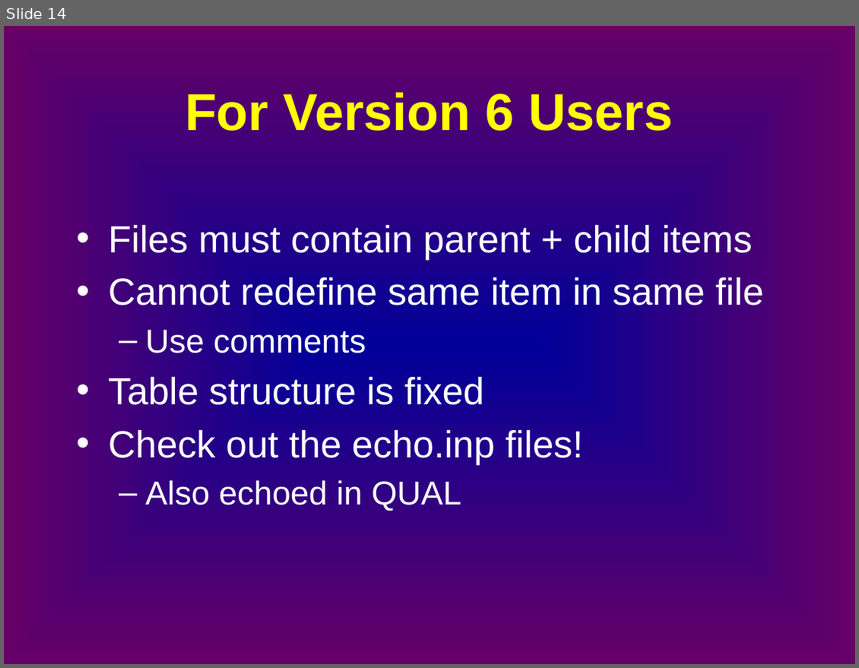
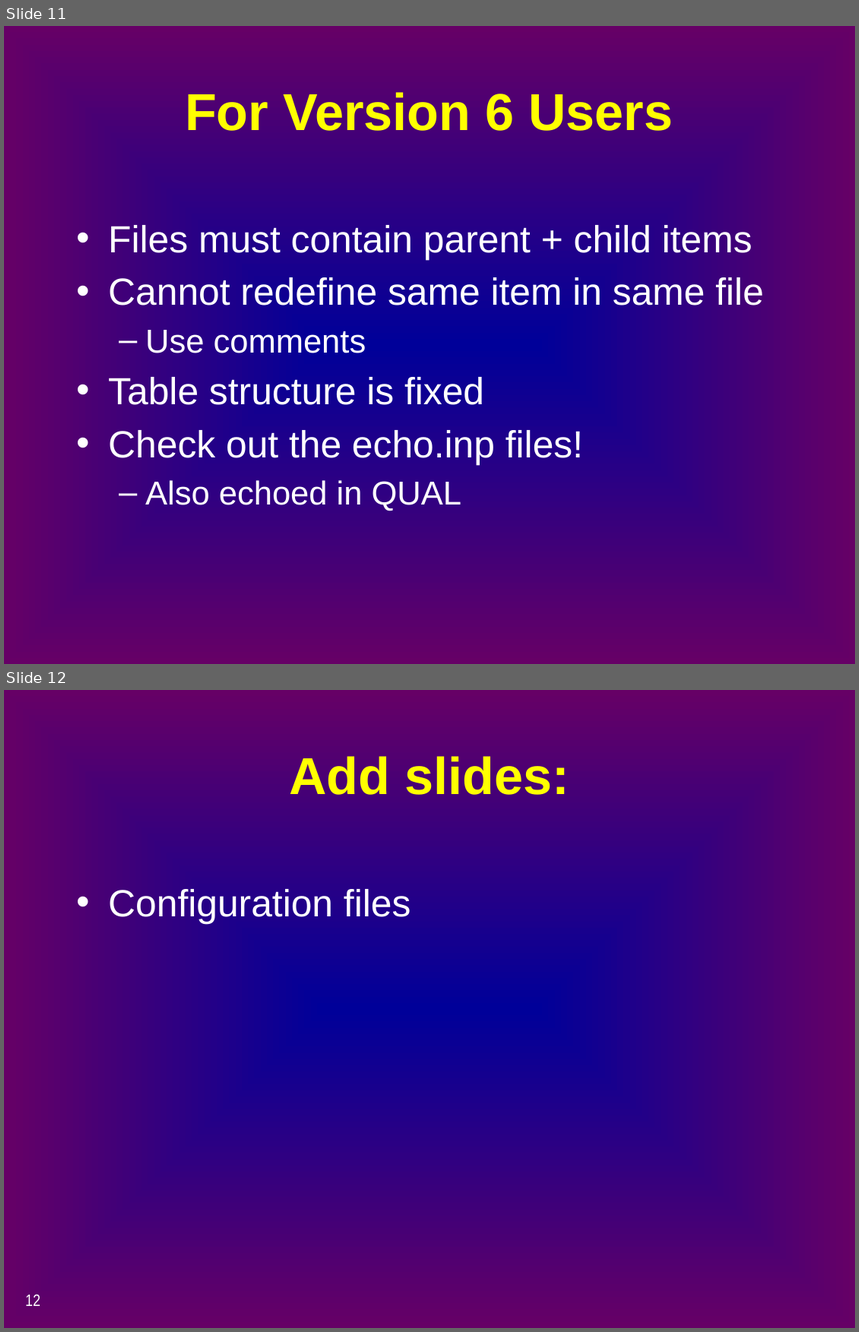
Before and after one commit to CADWRDeltaModeling/dsm2, a slide deck: dsm2/presentations/p3b_input.pptx. Shown one above the other, each under a label of ours: slide 14 before the commit, slides 11 and 12 after it. The pictures are 859x668 and 859x1332 pixels, drawn with LibreOffice and Linux fonts; fonts in the diff are those of the drawing. Boxes give left, top, right and bottom in pixels: in the first picture for what was removed or moved away, otherwise in the second. Text is boxed around its words. In the diff, an @@ line names an element or a change of style, - is before the commit and + after.

```diff
--- a/dsm2/presentations/p3b_input.pptx
+++ b/dsm2/presentations/p3b_input.pptx
@@ slide 12 added at box(4, 690, 855, 1328), background gradient #000099 to #660066 @@
@@ title added at box(289, 756, 569, 795), 44 pt, text #FFFF00, bold @@
+Add slides:
@@ text added at box(108, 889, 411, 924), 32 pt, text #FFFFFF @@
+• Configuration files
@@ page number added at box(25, 1294, 40, 1306), 14 pt, text #FFFFFF @@
+12
@@ what was slide 14 is now slide 11 @@
```
Also in this commit, not shown: 3 slides removed, 5 other files.
